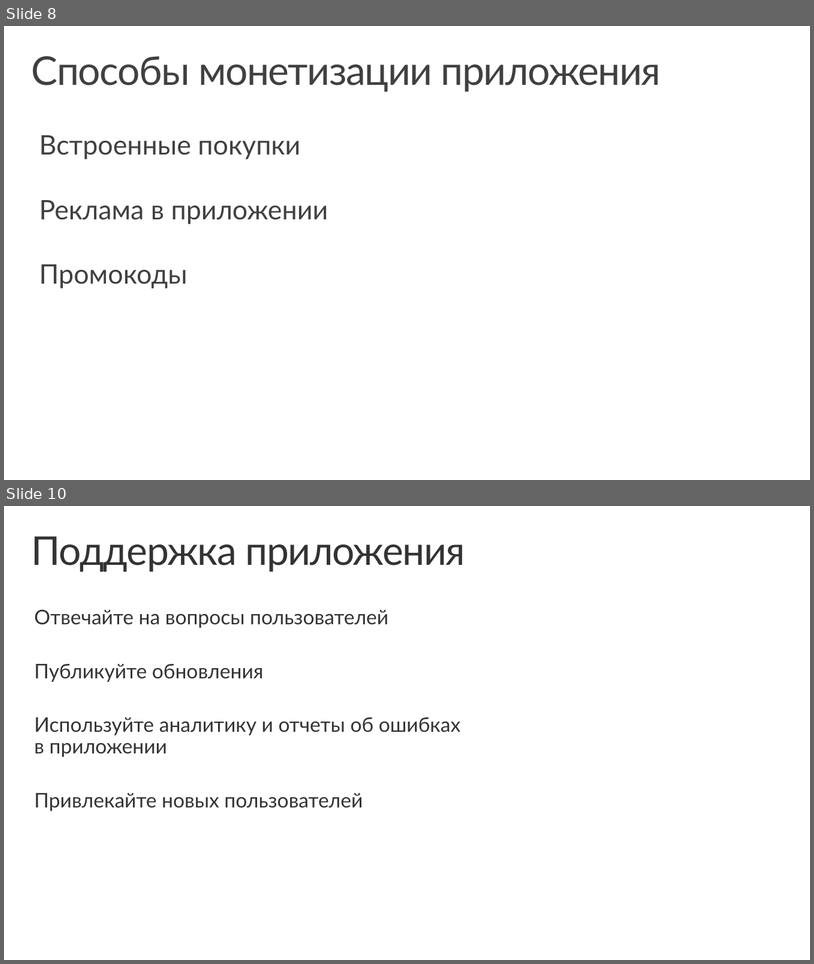
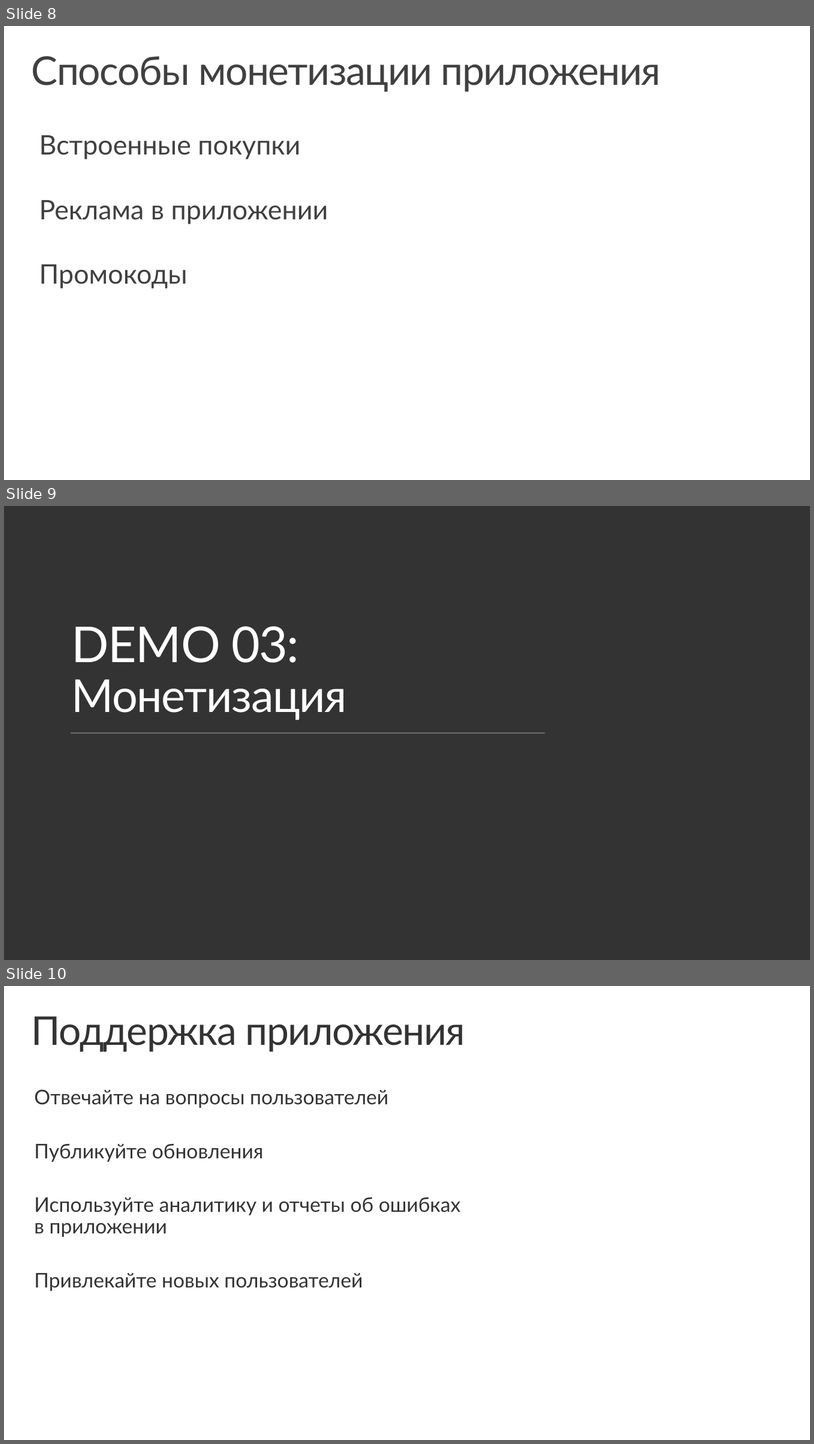
Before and after one commit to evangelism/Win10UWPCourse, a slide deck: 09. Store and Monetization/9 - Store and Monetization (RUS).pptx. Shown one above the other, each under a label of ours: slides 8 and 10 before the commit, slides 8, 9 and 10 after it; the slides between them are not shown. The pictures are 814x964 and 814x1444 pixels, drawn with LibreOffice and Linux fonts; fonts in the diff are those of the drawing; background and template pictures are left out. Boxes give left, top, right and bottom in pixels: in the first picture for what was removed or moved away, otherwise in the second. Text is boxed around its words. In the diff, an @@ line names an element or a change of style, - is before the commit and + after.

```diff
--- a/09. Store and Monetization/9 - Store and Monetization (RUS).pptx
+++ b/09. Store and Monetization/9 - Store and Monetization (RUS).pptx
@@ slide 9 added at [4, 506, 810, 960], background #333333 @@
@@ title added at [72, 626, 347, 720], 54 pt, text #FFFFFF @@
+DEMO 03:
+Монетизация
@@ line added from (71, 733) to (545, 733), #6E6D71 1 pt @@
```
Also in this commit, not shown: 1 slide changed, 4 other slides added, 4 slides removed, 3 other files.
